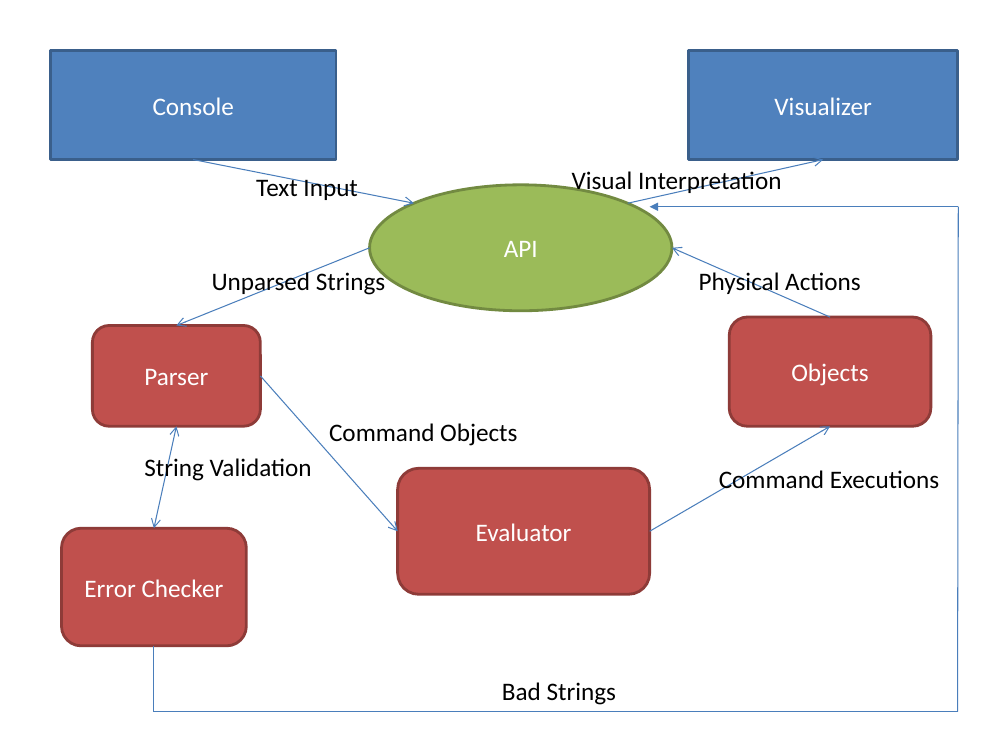
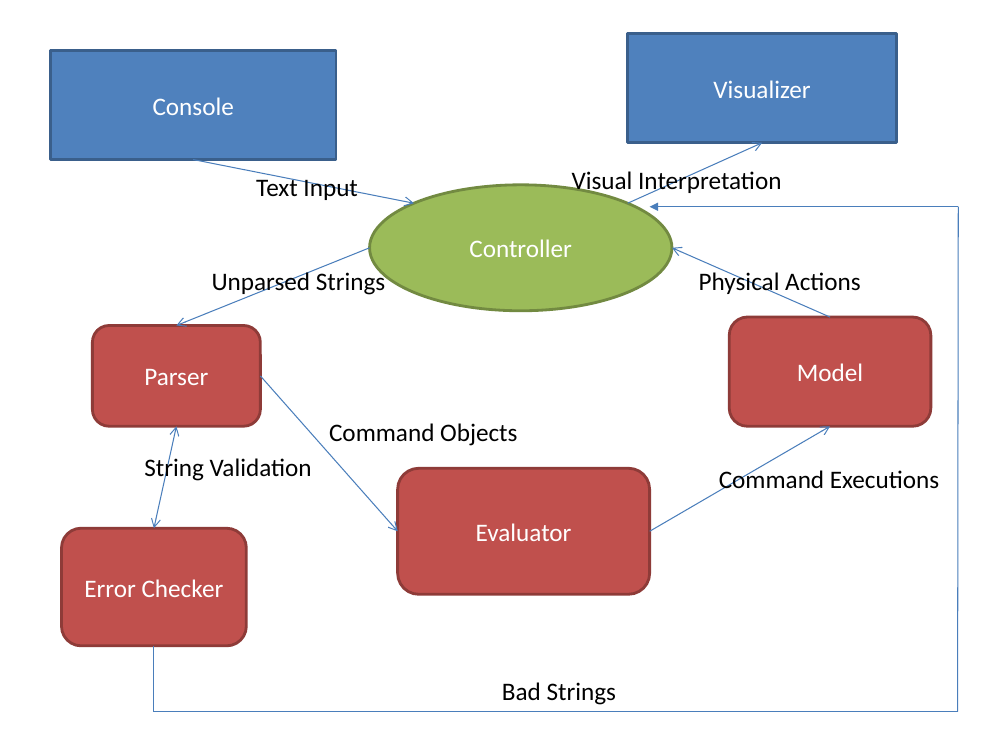
Before and after one commit to dchouzer/SLogo, a slide deck: slide 1 of docs/slogo_UML.pptx. Drawn at 1008x756 pixels with LibreOffice and Linux fonts; fonts in the diff are those of the drawing. Boxes give left, top, right and bottom in pixels: in the first picture for what was removed or moved away, otherwise in the second. Text is boxed around its words. In the diff, an @@ line names an element or a change of style, - is before the commit and + after.

```diff
--- a/docs/slogo_UML.pptx
+++ b/docs/slogo_UML.pptx
@@ rectangle "Visualizer" moved from (x1=688, y1=50, x2=958, y2=159) to (x1=628, y1=33, x2=897, y2=142) @@
@@ arrow moved from (628, 204) - (824, 159) to (628, 204) - (762, 143) @@
@@ text in ellipse at (x1=469, y1=239, x2=572, y2=257): text changed @@
-API
+Controller
@@ text in rounded rectangle at (x1=797, y1=363, x2=863, y2=381): text changed @@
-Objects
+Model
```
Also in this commit, not shown: 1 slide added, 1 other file.
